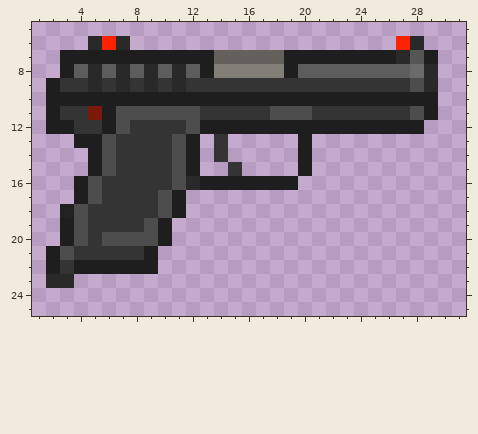
File history of a pixel-art sprite, Resources/Textures/Nyanotrasen/Objects/Weapons/Guns/Pistols/universal.rsi/base.png. That is the earlier state.
The file is 32x32 pixels. Pixels under 10% opacity are left out. Colours within 5 levels of each other are drawn and written as one. Shown: x 1..31, y 5..25.
The result:
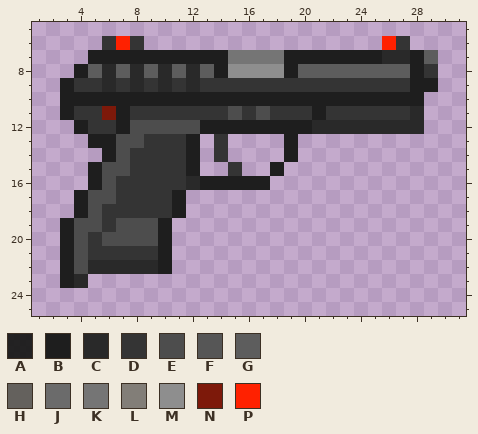
Palette (. is transparent): A #1e1e1ef8  B #1e1e1e  C #292929  D #343434  E #4d4d4d  F #565656  G #5d5d5d  H #64615d  J #6b6b6b  K #757575  L #827e78  M #8e8e8e  N #7d190a  P #ff2100
What changed:
y 6: x 5..8 CPC. -> .DPD; x 26..28 .PC -> PD.
y 7: x 3..4 BB -> ..; x 14..18 HHHHH -> BKKKK; x 26 B -> C; x 28..29 FB -> BG
y 8: x 3..18 BGCGCGCGCGBLLLLL -> .BGCGCGCGCGBMMMM; x 28..29 JC -> BD
y 9: x 2..3 BD -> .B; x 5..12 CDCDCDCD -> DCDCDCDC; x 28..29 EC -> BB
y 10: x 2 B -> .; x 29 B -> .
y 11: x 2..3 BD -> .B; x 5..12 NBEEEEEE -> DNBDDDDD; x 15 D -> E; x 17..21 DEEED -> EDDDB; x 28..29 EB -> C.
y 12: x 2..4 BBD -> ..B; x 6..11 BEDDDD -> DBEEEE; x 21..28 BBBBBBBB -> CCCCCCCC
y 13: x 4 B -> .; x 6..8 EDD -> BEE; x 11 E -> D; x 19..20 .B -> B.
y 14: x 5..7 BED -> .BE; x 11 E -> D; x 19..20 .B -> B.
y 15: x 7 D -> E; x 11 E -> D; x 18 . -> B; x 20 B -> .
y 16: x 4..6 BED -> .BE; x 11 E -> D; x 18..19 BB -> ..
y 17: x 6 D -> E; x 10 E -> D
y 18: x 3..5 AED -> .BE; x 10 E -> D
y 19: x 5 D -> E; x 7..8 DD -> EE
y 21: x 2..4 BED -> .BE; x 9..10 B. -> DB
y 22: x 2..10 BDBBBBBB. -> .BECCCCCB
y 23: x 2..4 CC. -> .BC
Changed places in both pictures, as pixel boxes (x1, y1, x2, y2):
changed: (46, 36, 438, 288)
